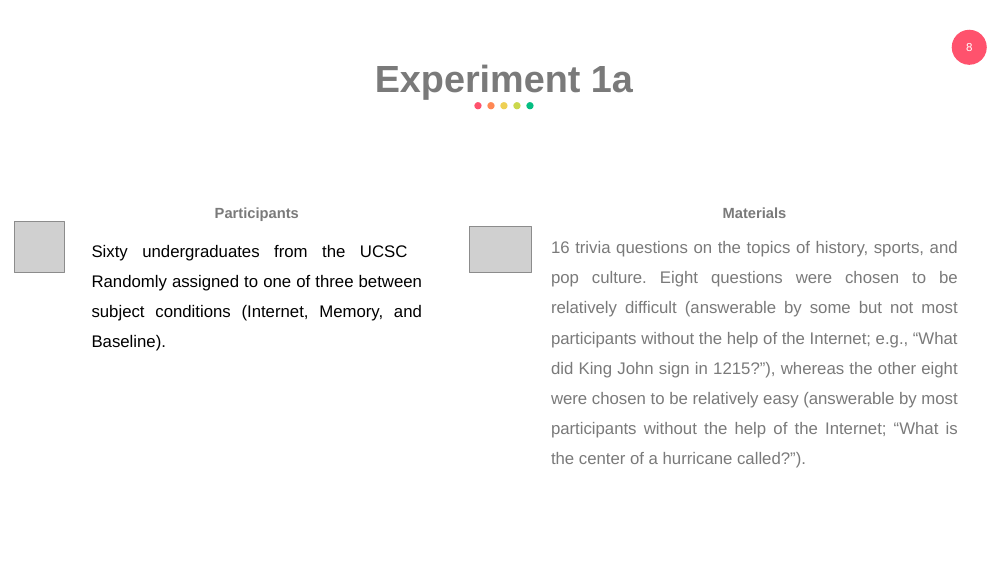
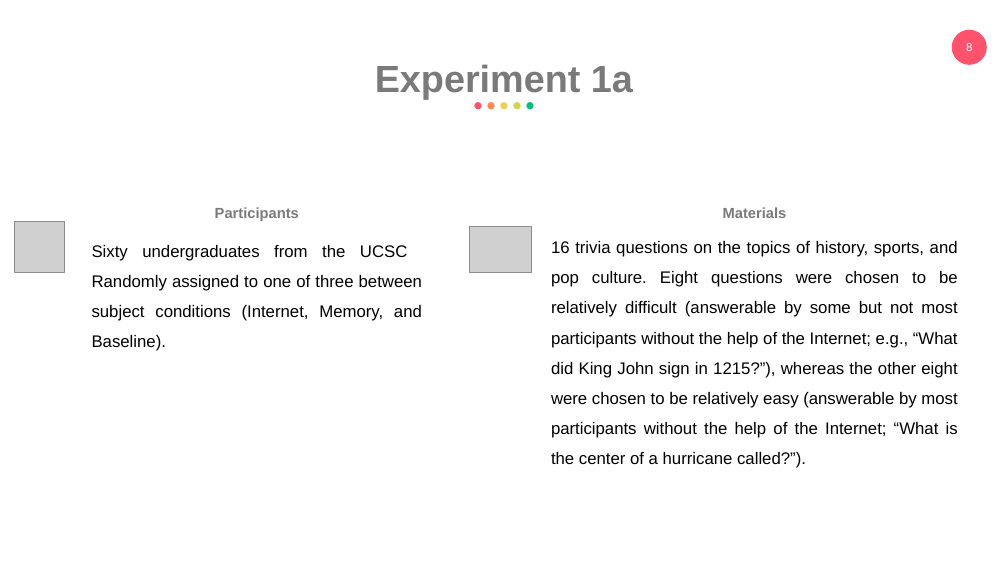
Before and after one commit to eemintz/ResearchML, a slide deck: slide 8 of PresentationEliyahuMintz.pptx. Drawn at 1008x567 pixels with LibreOffice and Linux fonts; fonts in the diff are those of the drawing; grey boxes stand for pictures. Boxes give left, top, right and bottom in pixels: in the first picture for what was removed or moved away, otherwise in the second. Text is boxed around its words. In the diff, an @@ line names an element or a change of style, - is before the commit and + after.

```diff
--- a/PresentationEliyahuMintz.pptx
+++ b/PresentationEliyahuMintz.pptx
@@ text "16 trivia questions on the ..." at [551,241,958,468]: text colour #7A7A7A to #000000 @@
```
Also in this commit, not shown: 4 other slides changed, 3 slides added, 2 slides removed.
